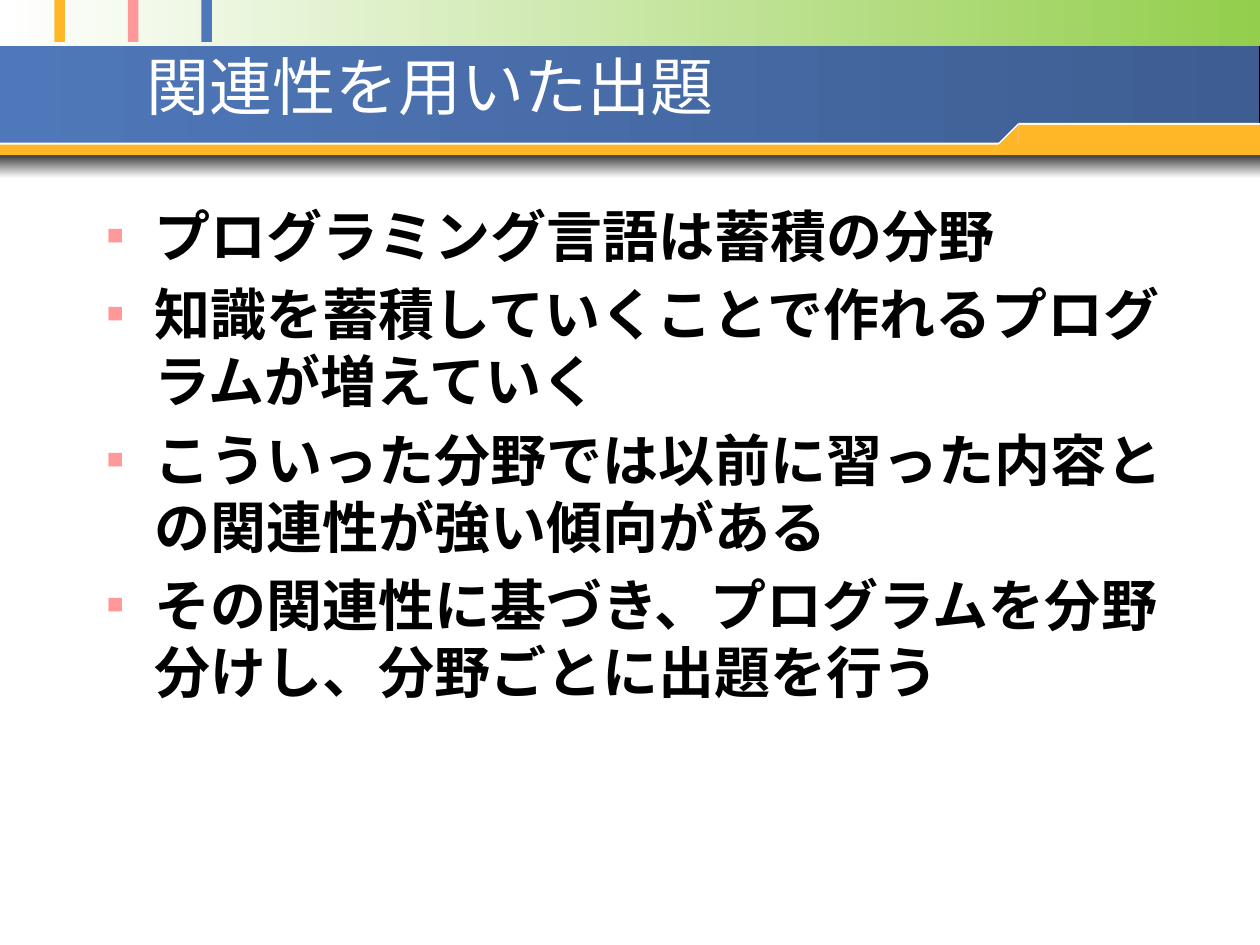
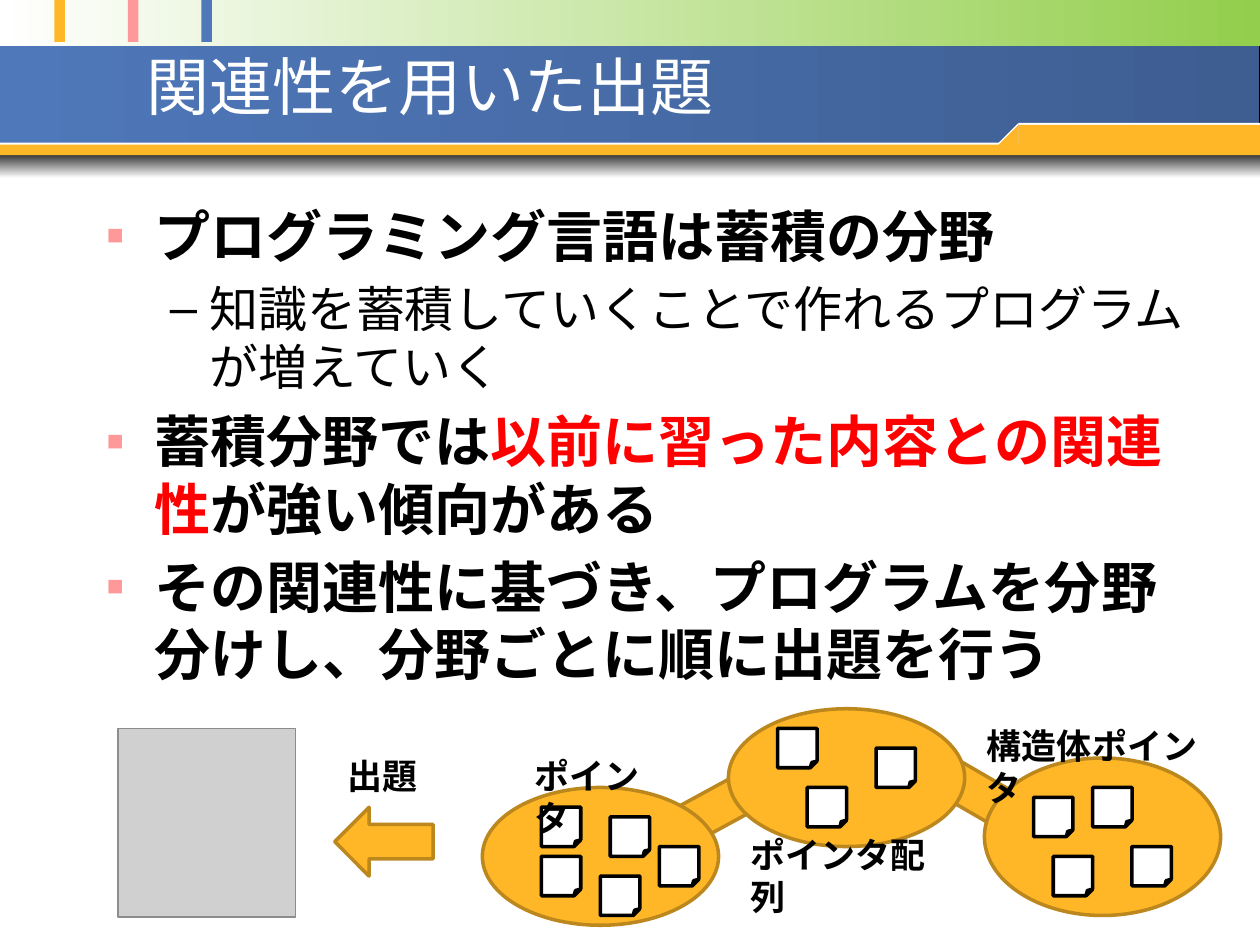
Before and after one commit to opu-yokotalab/learn-ari-thesis, a slide deck: slide 20 of pptx/20100127~発表資料1.pptx. Drawn at 1260x945 pixels with LibreOffice and Linux fonts; fonts in the diff are those of the drawing; grey boxes stand for pictures. Boxes give left, top, right and bottom in pixels: in the first picture for what was removed or moved away, otherwise in the second. Text is boxed around its words. In the diff, an @@ line names an element or a change of style, - is before the commit and + after.

```diff
--- a/pptx/20100127~発表資料1.pptx
+++ b/pptx/20100127~発表資料1.pptx
@@ text at bbox=[209, 285, 1183, 389]: size 32 to 28 pt, bold off in "知識を蓄積していくことで作れるプログラムが増えていく"; bullet ■ to –; list level 1 to 2 in "知識を蓄積していくことで作れるプログラムが増えていく" @@
@@ text at bbox=[154, 414, 1162, 681]: text changed @@
-■ こういった分野では以前に習った内容との関連性が強い傾向がある
-■ その関連性に基づき、プログラムを分野分けし、分野ごとに出題を行う
+■ 蓄積分野では以前に習った内容との関連性が強い傾向がある
+■ その関連性に基づき、プログラムを分野分けし、分野ごとに順に出題を行う
@@ ellipse added at bbox=[728, 709, 965, 847], fill #FFB727, outline #BD871D 2 pt @@
@@ picture added at bbox=[118, 728, 296, 917] @@
@@ folded corner added at bbox=[777, 728, 816, 767], fill #FFFFFF, outline #000000 2 pt @@
@@ folded corner added at bbox=[876, 748, 915, 788], fill #FFFFFF, outline #000000 2 pt @@
@@ text added at bbox=[987, 728, 1197, 811], 20 pt, text #000000, bold @@
+構造体ポインタ
@@ text added at bbox=[347, 759, 417, 792], 20 pt, text #000000, bold @@
+出題
@@ text added at bbox=[534, 758, 639, 841], 20 pt, text #000000, bold @@
+ポインタ
@@ rectangle added at bbox=[675, 771, 763, 843], fill #FFB727, outline #BD871D 2 pt @@
@@ rectangle added at bbox=[936, 758, 1024, 831], fill #FFB727, outline #BD871D 2 pt @@
@@ ellipse added at bbox=[984, 759, 1221, 916], fill #FFB727, outline #BD871D 2 pt @@
@@ left arrow added at bbox=[335, 808, 433, 877], fill #FFB727, outline #BD871D 2 pt @@
@@ ellipse added at bbox=[483, 788, 719, 925], fill #FFB727, outline #BD871D 2 pt @@
@@ folded corner added at bbox=[542, 808, 581, 847], fill #FFFFFF, outline #000000 2 pt @@
@@ folded corner added at bbox=[808, 788, 847, 827], fill #FFFFFF, outline #000000 2 pt @@
@@ folded corner added at bbox=[1033, 798, 1072, 837], fill #FFFFFF, outline #000000 2 pt @@
@@ folded corner added at bbox=[1092, 788, 1131, 827], fill #FFFFFF, outline #000000 2 pt @@
@@ folded corner added at bbox=[610, 816, 649, 856], fill #FFFFFF, outline #000000 2 pt @@
@@ text added at bbox=[751, 832, 926, 913], 20 pt, text #000000, bold @@
+ポインタ配列
@@ folded corner added at bbox=[542, 857, 581, 896], fill #FFFFFF, outline #000000 2 pt @@
@@ folded corner added at bbox=[659, 847, 698, 886], fill #FFFFFF, outline #000000 2 pt @@
@@ folded corner added at bbox=[1053, 857, 1092, 896], fill #FFFFFF, outline #000000 2 pt @@
@@ folded corner added at bbox=[1131, 847, 1171, 886], fill #FFFFFF, outline #000000 2 pt @@
@@ folded corner added at bbox=[601, 876, 640, 915], fill #FFFFFF, outline #000000 2 pt @@
```
Also in this commit, not shown: 16 other slides changed, 1 slide added, 17 other files.
